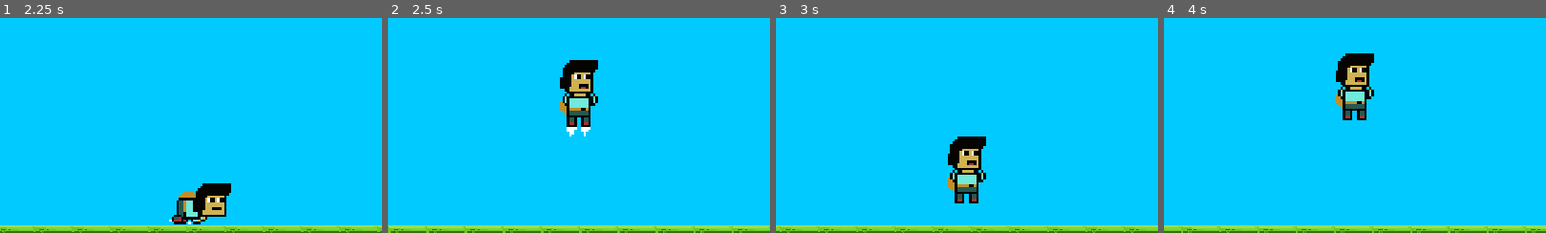
Above: before the commit, frames 1-4 (left to right).
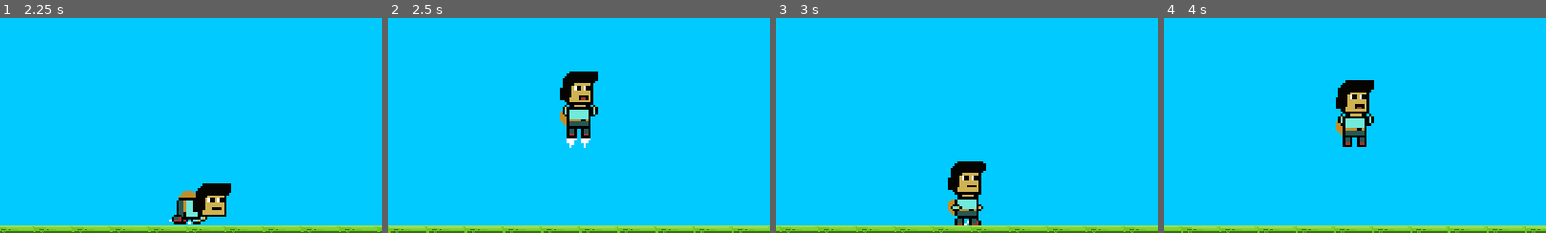
Above: after the commit, the same moments.

Repository: Htoonlin/jungle-run
Game: Godot game, scene res://scene/World.tscn
Same seed, same stepped clock (60 frames per second), same inputs: the game is played once before the commit and once after it.
Inputs (mouse positions are % of the whole screen's width and height, from its top left):
- Up to frame 1 (2.25 s): move the mouse to (72, 45) at 0.52 s; press the mouse at (72, 45) at 0.53 s; hold Up (up) 0.53-1.25 s; release the mouse at (72, 45) at 1.25 s; drag from (30, 55) to (22, 18) at 1.27 s; move the mouse to (60, 28) at 2.02 s; press the mouse at (60, 28) at 2.03 s; hold Down (down) from 2.03 s (still down)
- Up to frame 2 (2.5 s): keep holding Down (down); tap Up (up) at 2.3 s
- Up to frame 3 (3 s): release Down (down) at 2.75 s; release the mouse at (60, 28) at 2.75 s; drag from (45, 70) to (69, 25) at 2.77 s
- Up to frame 4 (4 s): move the mouse to (80, 65) at 3.52 s; hold Up (up) from 3.53 s (still down)
The pictures show only the part of the screen within x 0-50%, y 34-84%; the shares and areas given below are measured in that part.

Frame 1 is identical in both runs. In frame 2, 2.4% of the frame differs, in the area x 45-55%, y 19-61%; in frame 3, 2.9%; in frame 4, 3.2%, in the area x 45-55%, y 16-60%.

Commit message:
Added bird

Diff:
--- a/scene/World.gd
+++ b/scene/World.gd
@@ -5,6 +5,7 @@
 onready var ground = $Ground
 onready var fruit_spawner = $FruitSpawner
 onready var monkey_spawner = $MonkeySpawner
+onready var bird_spawner = $BirdSpawner
 onready var ground_enemy_spawner = $GroundEnemySpawner
 onready var menu = $Menu
 onready var timer = $Timer
@@ -12,10 +13,12 @@
 onready var background_music = $Music
 
 const FRUIT_START = 15
-const MONKEY_START = 40
+const RANDOM_ENEMIES_START = 20
+const CHANGE_RANDOME_ENEMIES = 6
 
 var play_seconds = 0
 var apple_count = 0
+var spawners
 
 func start():
 	play_seconds = 0
@@ -38,14 +41,20 @@
 	get_tree().call_group("clouds", "set_physics_process", false)
 
 func _ready():
+	randomize()
+	spawners = [ground_enemy_spawner, bird_spawner, monkey_spawner]
 	get_tree().call_group("clouds", "set_physics_process", false)
 
 func _physics_process(delta):
 	if play_seconds == FRUIT_START:
 		fruit_spawner.start()
-	elif play_seconds == MONKEY_START:
-		ground_enemy_spawner.stop()
-		monkey_spawner.start()
+
+	if play_seconds >= RANDOM_ENEMIES_START and (play_seconds % CHANGE_RANDOME_ENEMIES) == 0:
+		var spawner_index = randi() % spawners.size()
+		for spawner in spawners:
+			spawner.stop()
+		spawners[spawner_index].start()
+
 
 func _on_Player_game_over():
 	game_over()
--- a/scene/World.tscn
+++ b/scene/World.tscn
@@ -11,6 +11,7 @@
 [ext_resource path="res://asset/audio/background.mp3" type="AudioStream" id=9]
 [ext_resource path="res://scene/environment/GroundEnemy.tscn" type="PackedScene" id=10]
 [ext_resource path="res://scene/character/Monkey.tscn" type="PackedScene" id=11]
+[ext_resource path="res://scene/character/Bird.tscn" type="PackedScene" id=12]
 
 [node name="World" type="Node"]
 script = ExtResource( 2 )
@@ -28,12 +29,17 @@
 position = Vector2( 0, 592 )
 
 [node name="FruitSpawner" parent="." instance=ExtResource( 5 )]
-position = Vector2( 1340, 350 )
+position = Vector2( 1340, 380 )
 EnemyObject = ExtResource( 6 )
 
 [node name="MonkeySpawner" parent="." instance=ExtResource( 5 )]
 position = Vector2( 1400, 562 )
 EnemyObject = ExtResource( 11 )
+second = 1.5
+
+[node name="BirdSpawner" parent="." instance=ExtResource( 5 )]
+position = Vector2( 1350, 500 )
+EnemyObject = ExtResource( 12 )
 second = 1.5
 
 [node name="GroundEnemySpawner" parent="." instance=ExtResource( 5 )]
--- /dev/null
+++ b/scene/character/Bird.gd
@@ -0,0 +1,14 @@
+extends Area2D
+
+onready var sprite = $Sprite
+
+var speed = 600
+
+func _physics_process(delta):
+	position.x -= speed * delta
+	if global_position.x <= -64:
+		queue_free()
+
+func _on_Bird_body_entered(body):
+	if body is Player and body.has_method("hit"):
+		body.hit(Player.HitType.ENEMY)
--- /dev/null
+++ b/scene/character/Bird.tscn
@@ -0,0 +1,60 @@
+[gd_scene load_steps=6 format=2]
+
+[ext_resource path="res://asset/sprite/bird.png" type="Texture" id=1]
+[ext_resource path="res://scene/character/Bird.gd" type="Script" id=2]
+
+[sub_resource type="CapsuleShape2D" id=1]
+radius = 8.0
+height = 38.0
+
+[sub_resource type="Animation" id=2]
+resource_name = "Fly"
+length = 0.3
+loop = true
+tracks/0/type = "value"
+tracks/0/path = NodePath("Sprite:frame")
+tracks/0/interp = 2
+tracks/0/loop_wrap = true
+tracks/0/imported = false
+tracks/0/enabled = true
+tracks/0/keys = {
+"times": PoolRealArray( 0, 0.1, 0.2 ),
+"transitions": PoolRealArray( 1, 1, 1 ),
+"update": 1,
+"values": [ 0, 1, 2 ]
+}
+
+[sub_resource type="Animation" id=3]
+length = 0.001
+tracks/0/type = "value"
+tracks/0/path = NodePath("Sprite:frame")
+tracks/0/interp = 1
+tracks/0/loop_wrap = true
+tracks/0/imported = false
+tracks/0/enabled = true
+tracks/0/keys = {
+"times": PoolRealArray( 0 ),
+"transitions": PoolRealArray( 1 ),
+"update": 0,
+"values": [ 0 ]
+}
+
+[node name="Bird" type="Area2D" groups=["enemies"]]
+script = ExtResource( 2 )
+
+[node name="Sprite" type="Sprite" parent="."]
+scale = Vector2( 2, 2 )
+texture = ExtResource( 1 )
+hframes = 6
+
+[node name="CollisionShape2D" type="CollisionShape2D" parent="."]
+position = Vector2( -11, -17 )
+rotation = 1.5708
+shape = SubResource( 1 )
+
+[node name="AnimationPlayer" type="AnimationPlayer" parent="."]
+autoplay = "Fly"
+anims/Fly = SubResource( 2 )
+anims/RESET = SubResource( 3 )
+
+[connection signal="body_entered" from="." to="." method="_on_Bird_body_entered"]
--- a/scene/character/Monkey.gd
+++ b/scene/character/Monkey.gd
@@ -1,6 +1,6 @@
 extends KinematicBody2D
 
-export var jump_power = 1200
+export var jump_power = 1500
 export var gravity = 3000
 
 onready var animator = $AnimationPlayer
--- a/scene/character/Monkey.tscn
+++ b/scene/character/Monkey.tscn
@@ -51,6 +51,7 @@
 }
 
 [node name="Monkey" type="KinematicBody2D" groups=["enemies"]]
+position = Vector2( 1, 0 )
 script = ExtResource( 1 )
 __meta__ = {
 "_edit_group_": true
@@ -68,6 +69,8 @@
 anims/RESET = SubResource( 4 )
 
 [node name="CollisionPolygon2D" type="CollisionPolygon2D" parent="."]
+position = Vector2( -3.53125, 1.0286 )
+scale = Vector2( 0.885417, 0.942796 )
 polygon = PoolVector2Array( 9, 30, 3, 30, 3, 18, 0, 15, -18, 15, -21, 18, -21, 30, -27, 30, -27, 16, -18, 9, -18, -29, 3, -29, 3, 9, 9, 15 )
 
 [node name="Timer" type="Timer" parent="."]
@@ -77,7 +80,8 @@
 [node name="DangerArea" type="Area2D" parent="."]
 
 [node name="CollisionPolygon2D" type="CollisionPolygon2D" parent="DangerArea"]
-polygon = PoolVector2Array( 9, 30, 3, 30, 3, 18, 0, 15, -18, 15, -21, 18, -21, 30, -27, 30, -27, 16, -18, 9, -18, -29, 3, -29, 3, 9, 9, 15 )
+position = Vector2( -3, 0 )
+polygon = PoolVector2Array( 9, 30, 3, 30, 3, 18, 0, 15, -18, 15, -21, 18, -21, 30, -27, 30, -27, 16, -18, 9, -18, -29, 3, -29, 2.99999, 0.408649, 3, 9, 9, 15 )
 
 [connection signal="timeout" from="Timer" to="." method="_on_Timer_timeout"]
 [connection signal="body_entered" from="DangerArea" to="." method="_on_DangerArea_body_entered"]
--- a/scene/character/Player.gd
+++ b/scene/character/Player.gd
@@ -13,8 +13,9 @@
 onready var sprite = $Sprite
 onready var jump_sound = $JumpSound
 onready var hit_sound = $HitSound
+onready var collision_shape = $CollisionShape2D
 
-export var jump_power = 1100
+export var jump_power = 1000
 export var gravity = 3000
 
 var die = false
@@ -28,6 +29,7 @@
 
 func run():
 	if current_style == Style.RUN: return
+	collision_shape.rotation = 0.0
 	current_style = Style.RUN
 	animator.play("Run")
 	velocity = Vector2.ZERO
@@ -35,6 +37,7 @@
 func jump():
 	if current_style == Style.JUMP: return
 	print("Jump")
+	collision_shape.rotation = 0.0
 	jump_sound.play()
 	current_style = Style.JUMP
 	animator.play("Jump")
@@ -43,6 +46,7 @@
 func crawl():
 	if current_style == Style.CRAWL: return
 	print("Crawl")
+	collision_shape.rotation = 90.0
 	current_style = Style.CRAWL
 	animator.play("Crawl")
 
@@ -107,6 +111,6 @@
 
 	if is_on_floor() and !die:
 		if current_style == Style.CRAWL:
-			print("Crawling...")
+			crawl()
 		else:
 			run()
Binary file added: asset/sprite/bird.png
Not shown, added: asset/sprite/bird.png.import
Not shown: 1 places in scene/World.tscn that only renumber resources
